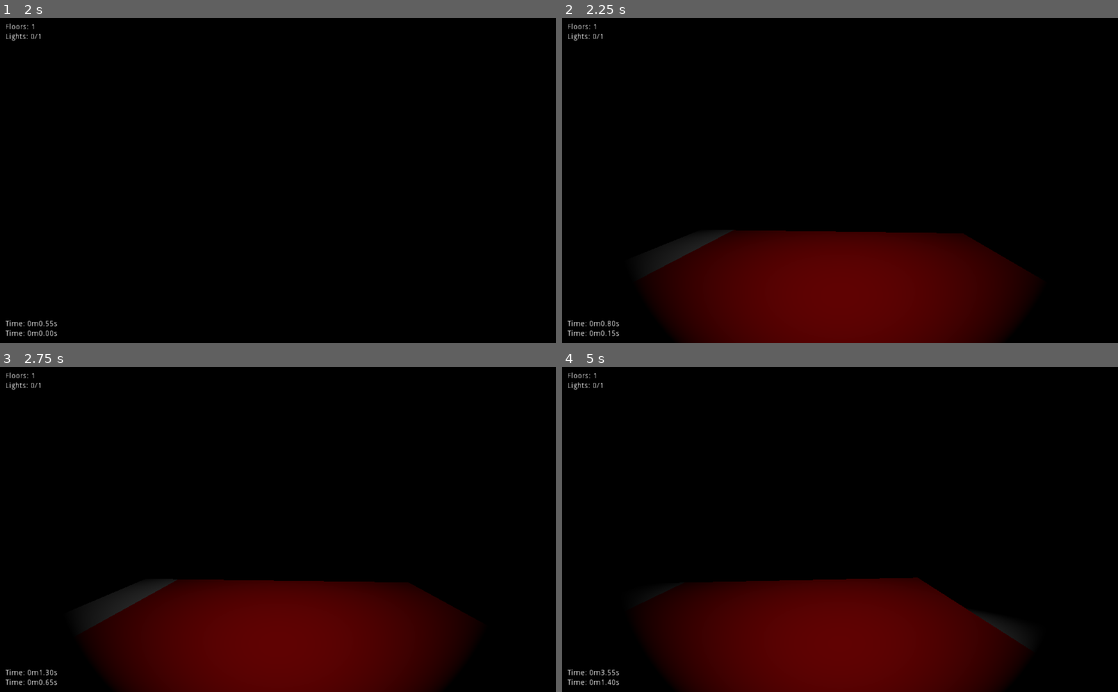
Above: before the commit, frames 1-4 (two rows, left to right).
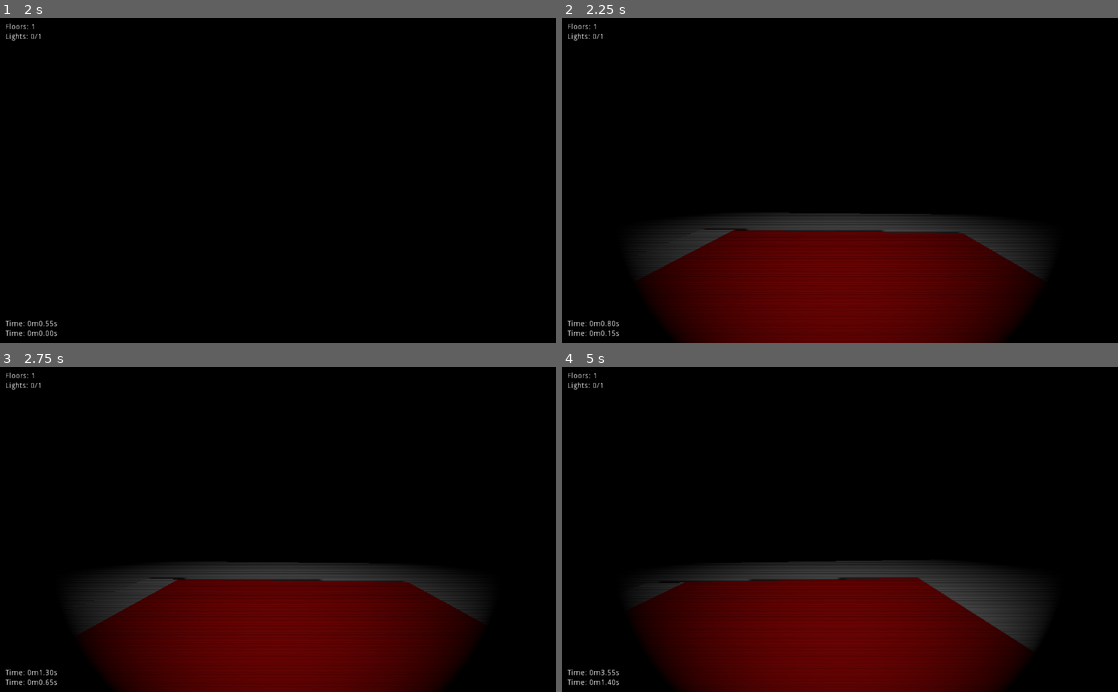
Above: after the commit, the same moments.

Repository: Arc676/Photonic-Salvation
Game: Godot game, scene res://Scenes/Main Menu.tscn
Same seed, same stepped clock (60 frames per second), same inputs: the game is played once before the commit and once after it.
Inputs (mouse positions are in pixels of both pictures, inside the frame that each line leads up to):
- Up to frame 1 (2 s): click "New Game" at 0.5 s; tap Enter at 1.25 s; move the mouse to (305, 180) at 1.27 s; hold Up (ui_up) from 1.28 s (still down); tap Space (flashlight) at 1.35 s
- Up to frame 2 (2.25 s): keep holding Up (ui_up); tap Space (flashlight) at 2 s; move the mouse to (812, 180) at 2.02 s; click (812, 180) at 2.1 s
- Up to frame 3 (2.75 s): keep holding Up (ui_up)
- Up to frame 4 (5 s): keep holding Up (ui_up); move the mouse to (851, 523) at 2.77 s; tap Space (flashlight) at 2.85, 4.35 s; move the mouse to (834, 536) at 3.52 s; click (834, 536) at 3.6 s; tap Enter at 4.25 s; move the mouse to (878, 532) at 4.27 s

Frame 1 is identical in both runs. In frame 2, 4.2% of the frame differs, in the area x 14-86%, y 59-80%; in frame 3, 4.1%; in frame 4, 5.5%, in the area x 14-86%, y 59-83%.

Commit message:
Enable shadows and increase flashlight range

Diff:
--- a/Scenes/Game.tscn
+++ b/Scenes/Game.tscn
@@ -73,6 +73,8 @@
 
 [node name="SpotLight" type="SpotLight" parent="Player/Head"]
 visible = false
+shadow_enabled = true
+spot_range = 10.0
 
 [node name="Time UI" type="Control" parent="Player"]
 anchor_right = 1.0
--- a/World Elements/Light.tscn
+++ b/World Elements/Light.tscn
@@ -19,6 +19,8 @@
 [node name="OmniLight" type="OmniLight" parent="."]
 transform = Transform( 1, 0, 0, 0, 1, 0, 0, 0, 1, 0, 1.85602, 0 )
 light_color = Color( 1, 0.976471, 0.6, 1 )
+shadow_enabled = true
 
 [node name="CSGMesh" type="CSGMesh" parent="."]
+cast_shadow = 0
 mesh = ExtResource( 2 )
